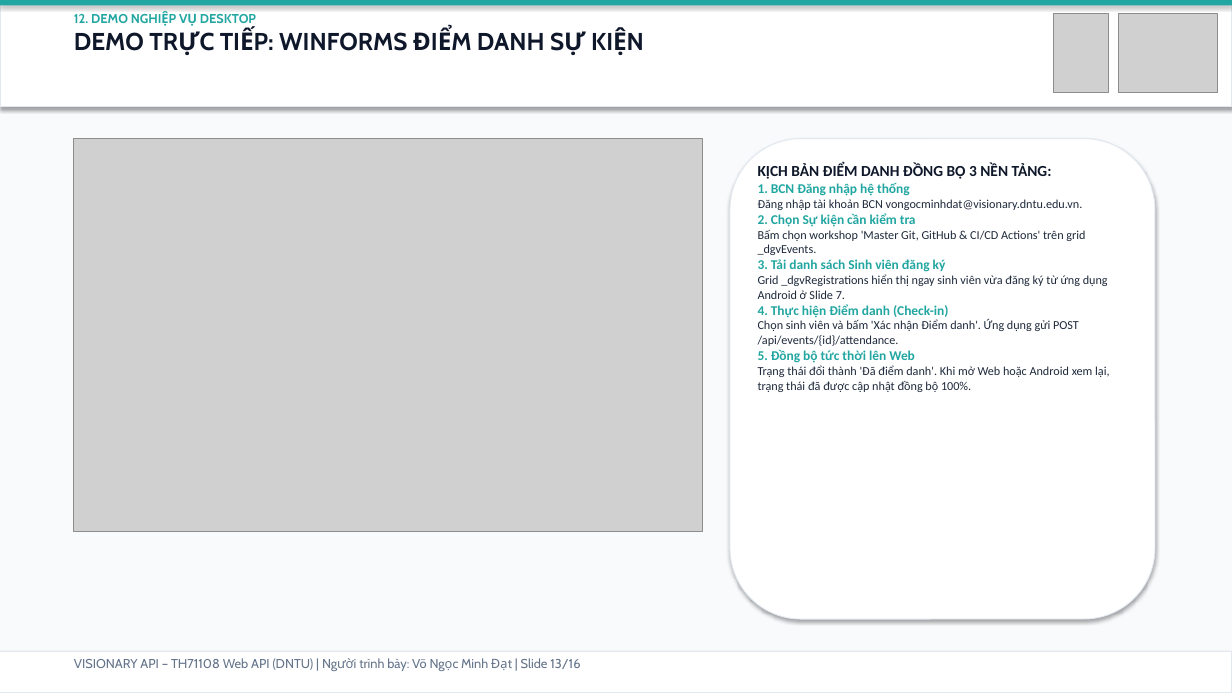
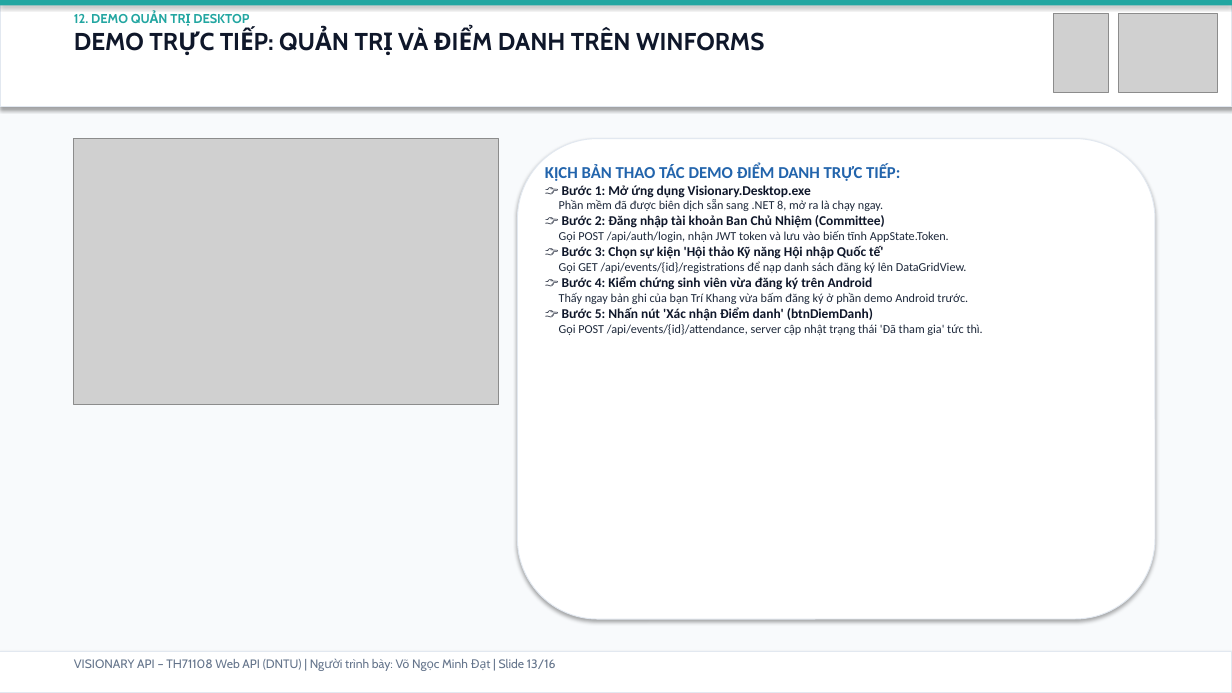
Before and after one commit to lovemvaf/visionary-api, a slide deck: slide 13 of deliverables/VISIONARY_TH71108_FINAL_PRESENTATION.pptx. Drawn at 1232x693 pixels with LibreOffice and Linux fonts; fonts in the diff are those of the drawing; grey boxes stand for pictures. Boxes give left, top, right and bottom in pixels: in the first picture for what was removed or moved away, otherwise in the second. Text is boxed around its words. In the diff, an @@ line names an element or a change of style, - is before the commit and + after.

```diff
--- a/deliverables/VISIONARY_TH71108_FINAL_PRESENTATION.pptx
+++ b/deliverables/VISIONARY_TH71108_FINAL_PRESENTATION.pptx
@@ text at (x1=74, y1=14, x2=764, y2=51): text changed @@
-12. DEMO NGHIỆP VỤ DESKTOP
-DEMO TRỰC TIẾP: WINFORMS ĐIỂM DANH SỰ KIỆN
+12. DEMO QUẢN TRỊ DESKTOP
+DEMO TRỰC TIẾP: QUẢN TRỊ VÀ ĐIỂM DANH TRÊN WINFORMS
@@ picture resized from (x1=74, y1=139, x2=702, y2=531) to (x1=74, y1=139, x2=499, y2=405) @@
@@ rounded rectangle resized from (x1=730, y1=139, x2=1155, y2=619) to (x1=518, y1=139, x2=1155, y2=619) @@
@@ text at (x1=545, y1=164, x2=983, y2=335): text changed @@
-KỊCH BẢN ĐIỂM DANH ĐỒNG BỘ 3 NỀN TẢNG:
-1. BCN Đăng nhập hệ thống
-Đăng nhập tài khoản BCN vongocminhdat@visionary.dntu.edu.vn.
-2. Chọn Sự kiện cần kiểm tra
-Bấm chọn workshop 'Master Git, GitHub & CI/CD Actions' trên grid _dgvEvents.
-3. Tải danh sách Sinh viên đăng ký
-Grid _dgvRegistrations hiển thị ngay sinh viên vừa đăng ký từ ứng dụng Android ở Slide 7.
-4. Thực hiện Điểm danh (Check-in)
-Chọn sinh viên và bấm 'Xác nhận Điểm danh'. Ứng dụng gửi POST /api/events/{id}/attendance.
-5. Đồng bộ tức thời lên Web
-Trạng thái đổi thành 'Đã điểm danh'. Khi mở Web hoặc Android xem lại, trạng thái đã được cập nhật đồng bộ 100%.
+KỊCH BẢN THAO TÁC DEMO ĐIỂM DANH TRỰC TIẾP:
+👉 Bước 1: Mở ứng dụng Visionary.Desktop.exe
+Phần mềm đã được biên dịch sẵn sang .NET 8, mở ra là chạy ngay.
+👉 Bước 2: Đăng nhập tài khoản Ban Chủ Nhiệm (Committee)
+Gọi POST /api/auth/login, nhận JWT token và lưu vào biến tĩnh AppState.Token.
+👉 Bước 3: Chọn sự kiện 'Hội thảo Kỹ năng Hội nhập Quốc tế'
+Gọi GET /api/events/{id}/registrations để nạp danh sách đăng ký lên DataGridView.
+👉 Bước 4: Kiểm chứng sinh viên vừa đăng ký trên Android
+Thấy ngay bản ghi của bạn Trí Khang vừa bấm đăng ký ở phần demo Android trước.
+👉 Bước 5: Nhấn nút 'Xác nhận Điểm danh' (btnDiemDanh)
+Gọi POST /api/events/{id}/attendance, server cập nhật trạng thái 'Đã tham gia' tức thì.
@@ text "VISIONARY API – TH71108 Web ..." at (x1=74, y1=659, x2=556, y2=671): size 10 to 9.5 pt @@
```
Also in this commit, not shown: 14 other slides changed, 1 slide added, 1 slide removed, 50 other files.
